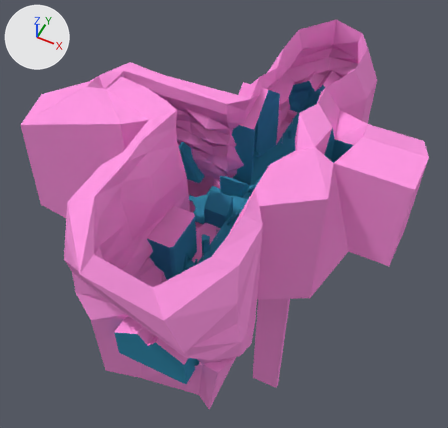
The Blender file assets/lvl/Soteria.blend, before and after one commit.
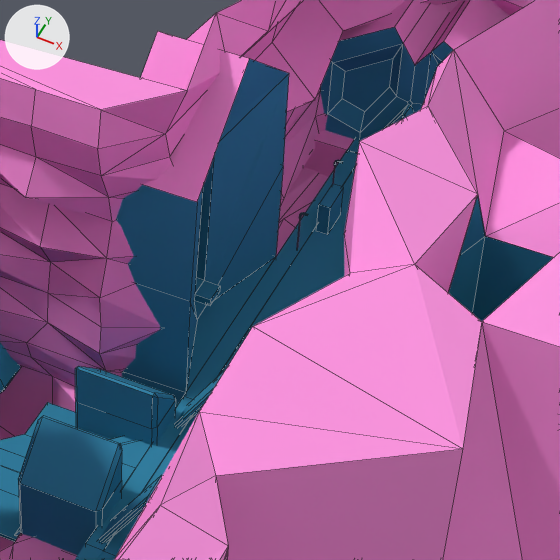
Old and new are each drawn whole from a 50 mm lens placed at (127.8, -167.6, 194.7), pointed at (40.8, 6.4, -22.8) and again close up on the part from 44% to 79% of the width and 17% to 54% of the height. Arrows for +X, +Y and +Z are at upper left; the lights stay in place. The close-ups show mesh edges as thin lines.
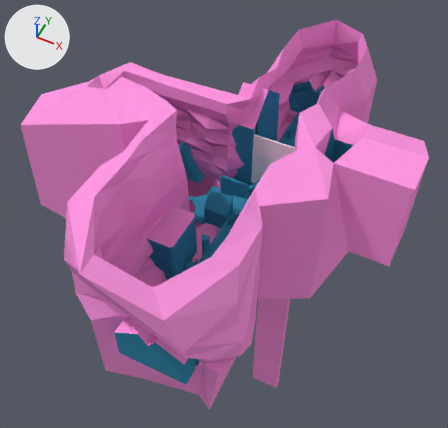
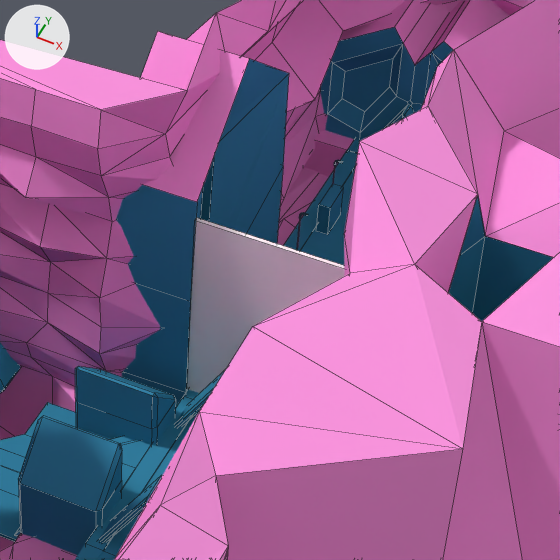
Commit message: Finish redesigning Soteria.

Where the change shows, as pixel boxes [x1, y1, x2, y2] in the close-ups (560 x 560 px):
'transparent_wall', added: after [187, 218, 344, 393]

Edits to the bpy script that builds the scene:
```text
Add mat_transparent:
    mat_transparent = diffuse_material('transparent')
    mat_transparent.base_color = (1.0, 1.0, 1.0)  # white #ffffff
Add me_plane:
    me_plane.from_pydata([(-10.5, -0.3, -16.3), (10.5, -0.3, -16.3), (-10.5, -0.2, 16.3), (10.5, -0.2, 16.3), (10.5, 0.2, -16.3), (-10.5, 0.3, -16.3), (10.5, 0.2, 16.3), (-10.5, 0.3, 16.3)], [], [(0, 1, 3, 2), (4, 5, 7, 6), (3, 6, 7, 2)])
    me_plane.materials.append(mat_transparent)  # white #ffffff
Add ob_transparent_wall:
    ob_transparent_wall = bpy.data.objects.new('transparent_wall', me_plane)
    ob_transparent_wall.location = (64.1, 7.5, 13.9)
```
